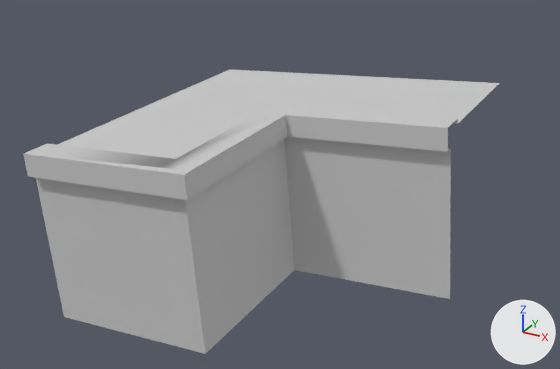
The FBX model Pest/Assets/Props/Kanalisation/Models/Claude/Environment/Bodenplatten/Bodenpiece_Seite_Ecke_klein_links_Kanalisation_Environment.FBX: old version first, new version second.
Camera for both pictures: a 50 mm lens placed at (3.05, -4.77, 1.54), pointed at (0.63, -0.36, -0.67). Every picture has the same lights, and +X, +Y and +Z are marked at lower right. Vertices at the same position are counted once.

In view in the first picture: 'Bodenpiece_Seite_Ecke_klein_rechts'.
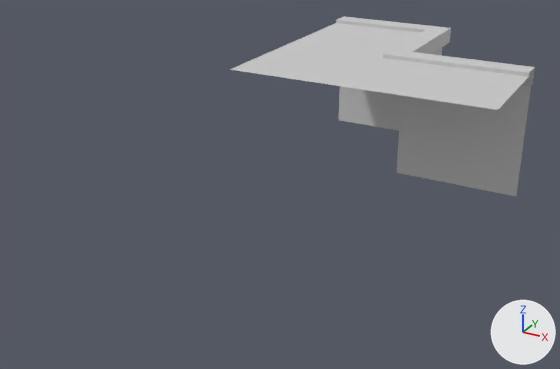
The edits, one by one:
me_mesh has 46 vertices, 32 faces and spans x 0.0..200.0, y -205.0..0.0, z -100.0..3.0.
me_mesh is used by ob_bodenpiece_seite_ecke_klein_rechts; location (0.0, 0.0, 0.0); rotation (0.0, -0.0873, 0.0), in degrees (0, -5, 0); scale (0.01, 0.01, 0.01).
me_mesh part 1: all faces are now shaded flat (32 of 32 changed).
Object 'Bodenpiece_Seite_Ecke_klein_rechts' (ob_bodenpiece_seite_ecke_klein_rechts) turns from (0, -5, 0) to (0, -180, 0) degrees about x, y and z.
Object 'Bodenpiece_Seite_Ecke_klein_rechts' (ob_bodenpiece_seite_ecke_klein_rechts) is rescaled from (0.01, 0.01, 0.01) to (-0.01, -0.01, -0.01).

Changed parts and their boxes [x1, y1, x2, y2] in the pictures (560 x 369 px):
'Bodenpiece_Seite_Ecke_klein_rechts', shading changed, turned, rescaled: before [23, 69, 499, 354]; after [230, 16, 535, 196]
